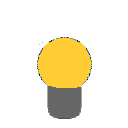
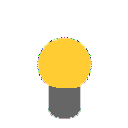
Before/after of a 128 x 128 layered artwork. What changed in the layer stack:
painted on "Hintergrund Kopie" over [37,37,92,119]
hid (unnamed layer) over [37,37,92,119]
